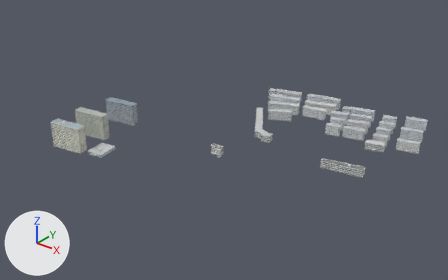
One commit to the glTF model public/models/generic/3_0.glb: the scene before it, then after it.
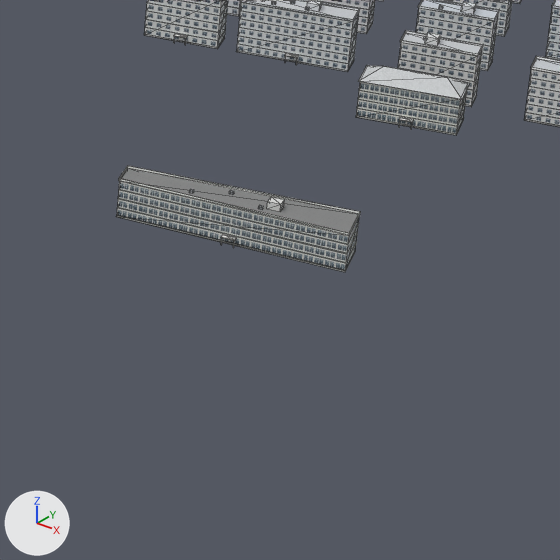
The first picture shows the older version from a 50 mm camera at (725.0, -940.0, 585.0) aimed at (-10.0, -22.0, 16.0). The close-ups show the older and then the newer version on the part from 67% to 90% of the width and 46% to 83% of the height of that picture. Only the edits that show in the close-ups are written down. Arrows for +X, +Y and +Z are at lower left; the lights stay in place. The close-ups show mesh edges as thin lines.

Script lines for the objects in view, before the commit:
```python
me_1316175152 = bpy.data.meshes.new('1316175152')
me_1316175152.from_pydata(...)  # 140 vertices, 190 faces; spans x -46.9..41.3, y -15.1..16.8, z 0.0..18.0
# faces by material slot: [8, 180, 2]
me_1316175152.materials.append(mat_gen_office_t)
me_1316175152.materials.append(mat_gen_trim_t)
me_1316175152.materials.append(mat_gen_flat_t)
me_1425305072 = bpy.data.meshes.new('1425305072')
me_1425305072.from_pydata(...)  # 172 vertices, 238 faces; spans x -16.5..16.5, y -9.4..9.4, z 0.0..25.2
# faces by material slot: [8, 228, 2]
me_1425305072.materials.append(mat_gen_dorm_t)
me_1425305072.materials.append(mat_gen_trim_t)
me_1425305072.materials.append(mat_gen_flat_t)
me_1425305085 = bpy.data.meshes.new('1425305085')
me_1425305085.from_pydata(...)  # 156 vertices, 218 faces; spans x -15.9..15.9, y -8.5..8.5, z 0.0..25.2
# faces by material slot: [8, 208, 2]
me_1425305085.materials.append(mat_gen_dorm_t)
me_1425305085.materials.append(mat_gen_trim_t)
me_1425305085.materials.append(mat_gen_flat_t)
ob_1316175152 = bpy.data.objects.new('1316175152', me_1316175152)
ob_1316175152.location = (240.6, 39.3, 0.0)
ob_1425305072 = bpy.data.objects.new('1425305072', me_1425305072)
ob_1425305072.location = (138.5, 175.9, 0.0)
ob_1425305085 = bpy.data.objects.new('1425305085', me_1425305085)
ob_1425305085.location = (242.8, 190.5, 0.0)
# also in view: '1425305081' at (301.0, 202.0, 13.0); '1425305079' at (244.0, 165.0, 10.0); '1425305086' at (234.0, 224.0, 13.0); '1425305076' at (183.0, 188.0, 13.0)
```
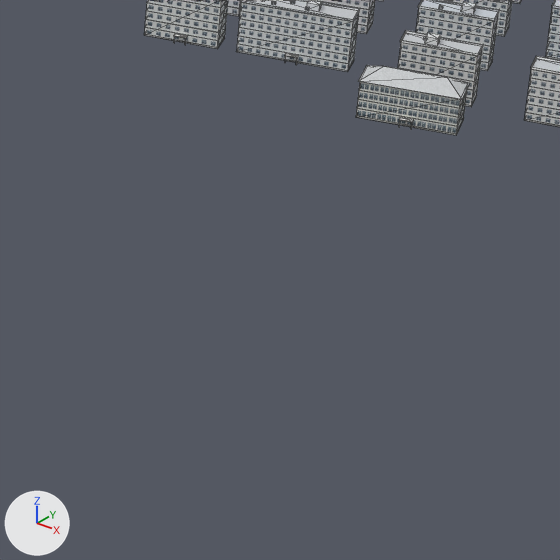
The change in detail:
Object '1316175152' (ob_1316175152) is deleted.

Pixel boxes [x1, y1, x2, y2] of what changed, in the close-ups (560 x 560 px):
'1316175152', deleted
    before: [117, 166, 361, 272]
    faces in mat_gen_office_t: [117, 181, 359, 270]
    faces in mat_gen_flat_t: [121, 168, 359, 233]
    faces in mat_gen_trim_t: [117, 166, 361, 272]
